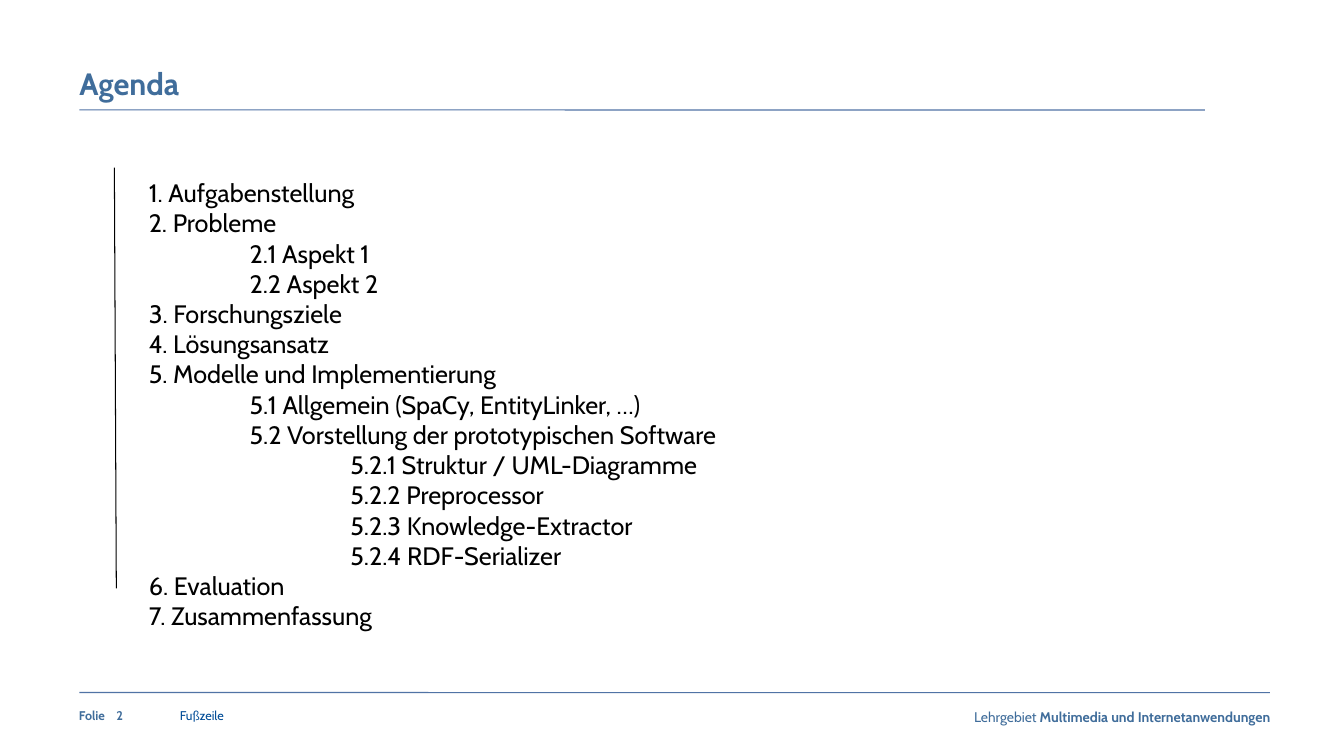
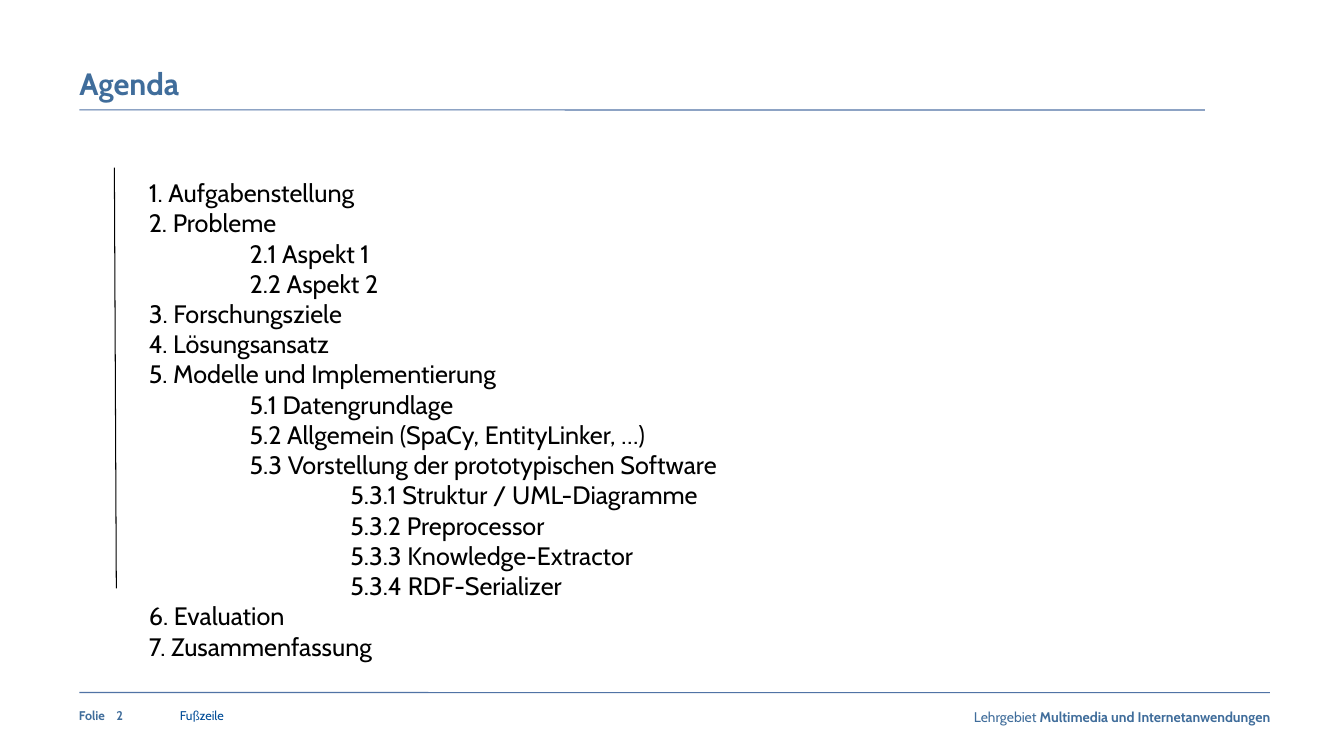
Before and after one commit to claraja/NLP_63458_WS22, a slide deck: slide 2 of Praesentation/Praesentation_Fachpraktikum_MedExtractor_Gruppe5.pptx. Drawn at 1344x756 pixels with LibreOffice and Linux fonts; fonts in the diff are those of the drawing; background and template pictures are left out. Boxes give left, top, right and bottom in pixels: in the first picture for what was removed or moved away, otherwise in the second. Text is boxed around its words. In the diff, an @@ line names an element or a change of style, - is before the commit and + after.

```diff
--- a/Praesentation/Praesentation_Fachpraktikum_MedExtractor_Gruppe5.pptx
+++ b/Praesentation/Praesentation_Fachpraktikum_MedExtractor_Gruppe5.pptx
@@ text at (250,395,716,596): text changed @@
-5.1 Allgemein (SpaCy, EntityLinker, …)
-5.2 Vorstellung der prototypischen Software
-5.2.1 Struktur / UML-Diagramme
-5.2.2 Preprocessor
-5.2.3 Knowledge-Extractor
-5.2.4 RDF-Serializer
+5.1 Datengrundlage
+5.2 Allgemein (SpaCy, EntityLinker, …)
+5.3 Vorstellung der prototypischen Software
+5.3.1 Struktur / UML-Diagramme
+5.3.2 Preprocessor
+5.3.3 Knowledge-Extractor
+5.3.4 RDF-Serializer
```
Also in this commit, not shown: 6 other slides changed, 5 slides added.
